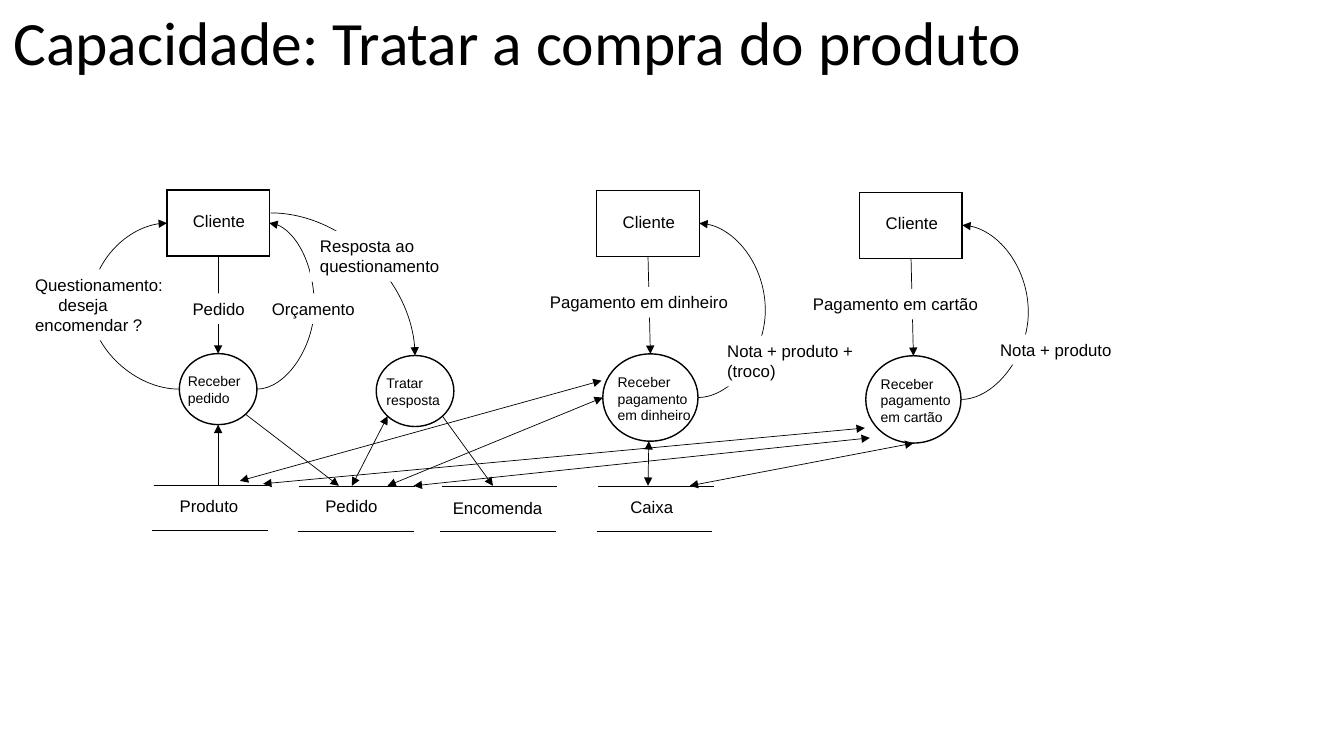
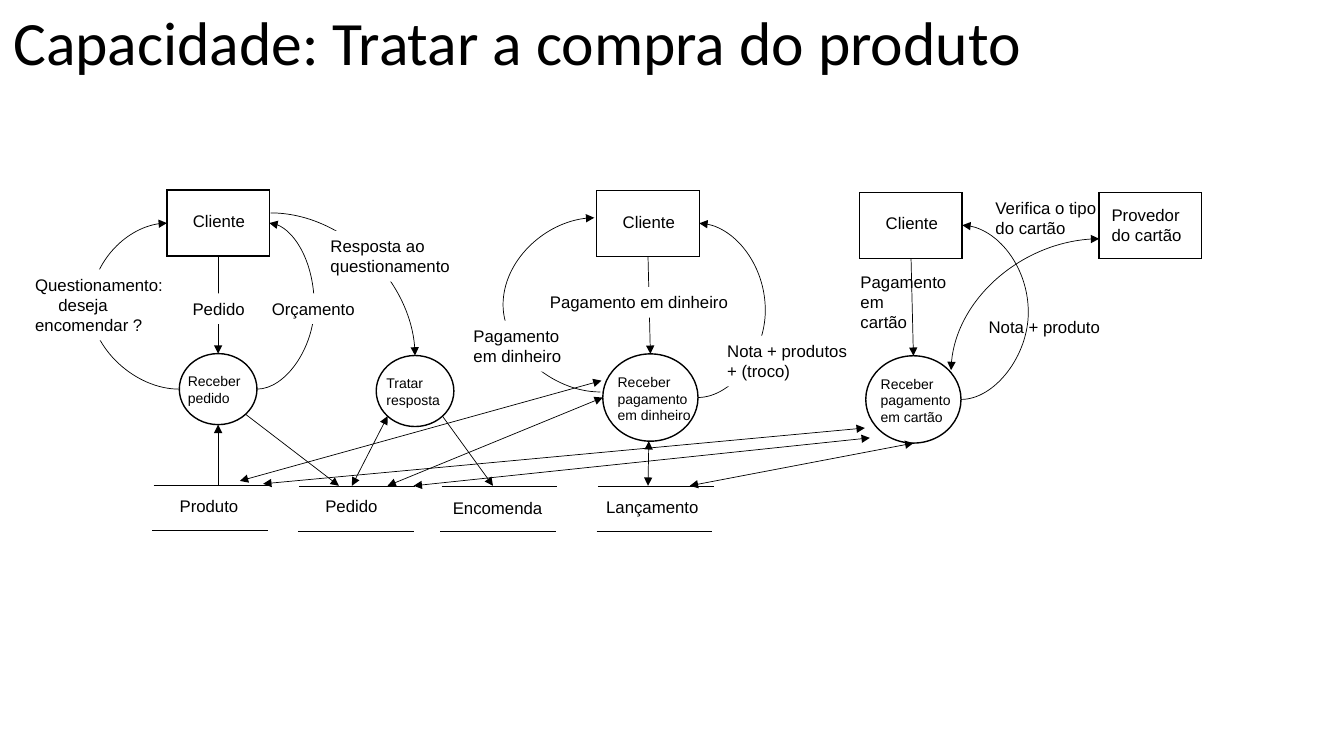
Before and after one commit to Felipe1901648/OPE, a slide deck: slide 1 of 16 - DFD Essencial para cada Capacidade.pptx. Drawn at 1344x756 pixels with LibreOffice and Linux fonts; fonts in the diff are those of the drawing. Boxes give left, top, right and bottom in pixels: in the first picture for what was removed or moved away, otherwise in the second. Text is boxed around its words. In the diff, an @@ line names an element or a change of style, - is before the commit and + after.

```diff
--- a/16 - DFD Essencial para cada Capacidade.pptx
+++ b/16 - DFD Essencial para cada Capacidade.pptx
@@ text added at (x1=995, y1=202, x2=1096, y2=234), 12 pt, text #000000 @@
+Verifica o tipo do cartão
@@ rectangle added at (x1=1100, y1=193, x2=1203, y2=259), outline #000000 1 pt @@
@@ text added at (x1=1112, y1=209, x2=1182, y2=241), 12 pt, text #000000 @@
+Provedor do cartão
@@ text "Resposta ao questionamento" moved from (x1=320, y1=240, x2=439, y2=276) to (x1=330, y1=240, x2=449, y2=276) @@
@@ curved arrow added from (601, 392) to (595, 218), #000000 0.5 pt @@
@@ curved double arrow added from (952, 370) to (1100, 239), #000000 0.5 pt @@
@@ text at (x1=860, y1=274, x2=946, y2=328): text changed @@
-Pagamento em cartão
+Pagamento em
+cartão
@@ text "Nota + produto" moved from (x1=1000, y1=344, x2=1112, y2=360) to (x1=989, y1=321, x2=1100, y2=337) @@
@@ text added at (x1=473, y1=330, x2=561, y2=362), 12 pt, text #000000 @@
+Pagamento
+em dinheiro
@@ text at (x1=727, y1=345, x2=847, y2=381): text changed @@
-Nota + produto + (troco)
+Nota + produtos + (troco)
@@ text at (x1=606, y1=501, x2=698, y2=517): text changed @@
-Caixa
+Lançamento
```
Also in this commit, not shown: 1 slide added, 20 other files.
